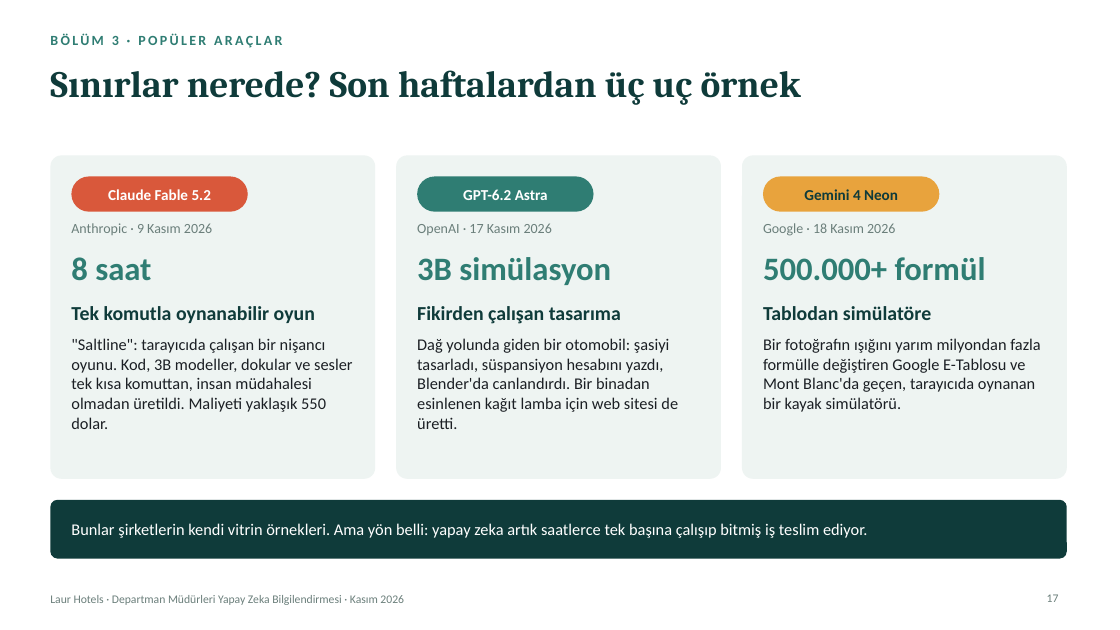
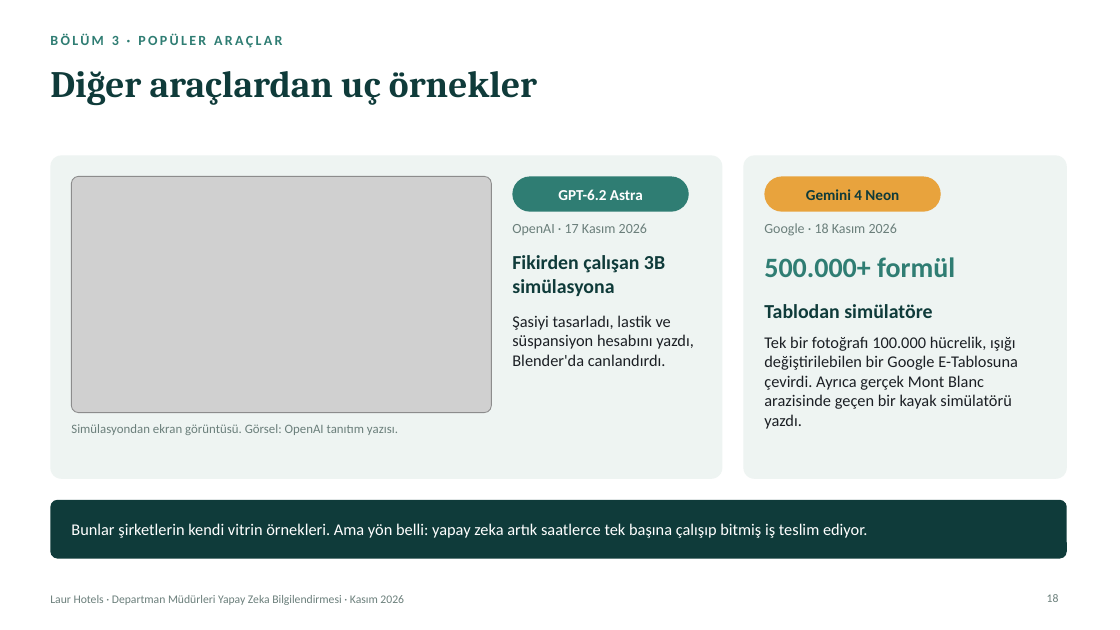
Before and after one commit to cmax-code/First-Repo, a slide deck: slide 18 of Yapay-Zeka-Mudurler-Sunumu-v2.pptx (slide 17 before the commit). Drawn at 1120x630 pixels with LibreOffice and Linux fonts; fonts in the diff are those of the drawing; grey boxes stand for pictures. Boxes give left, top, right and bottom in pixels: in the first picture for what was removed or moved away, otherwise in the second. Text is boxed around its words. In the diff, an @@ line names an element or a change of style, - is before the commit and + after.

```diff
--- a/Yapay-Zeka-Mudurler-Sunumu-v2.pptx
+++ b/Yapay-Zeka-Mudurler-Sunumu-v2.pptx
@@ title at (x1=50, y1=71, x2=537, y2=106): text changed @@
-Sınırlar nerede? Son haftalardan üç uç örnek
+Diğer araçlardan uç örnekler
@@ rounded rectangle resized from (x1=50, y1=155, x2=376, y2=479) to (x1=50, y1=155, x2=723, y2=479) @@
@@ rounded rectangle removed at (x1=71, y1=176, x2=248, y2=212) @@
@@ picture added at (x1=71, y1=176, x2=492, y2=413) @@
@@ rounded rectangle removed at (x1=397, y1=155, x2=722, y2=479) @@
@@ text "GPT-6.2 Astra" moved from (x1=463, y1=189, x2=548, y2=200) to (x1=558, y1=189, x2=643, y2=200) @@
@@ rounded rectangle moved from (x1=418, y1=176, x2=594, y2=212) to (x1=513, y1=176, x2=689, y2=212) @@
@@ text removed at (x1=108, y1=189, x2=211, y2=200) @@
-Claude Fable 5.2
@@ text removed at (x1=71, y1=223, x2=212, y2=235) @@
-Anthropic · 9 Kasım 2026
@@ text "OpenAI · 17 Kasım 2026" moved from (x1=417, y1=223, x2=552, y2=235) to (x1=512, y1=223, x2=647, y2=235) @@
@@ text removed at (x1=71, y1=257, x2=151, y2=281) @@
-8 saat
@@ text removed at (x1=417, y1=257, x2=611, y2=285) @@
-3B simülasyon
@@ text at (x1=512, y1=255, x2=665, y2=296): text changed @@
-Fikirden çalışan tasarıma
+Fikirden çalışan 3B simülasyona
@@ text "500.000+ formül" at (x1=764, y1=257, x2=955, y2=277): size 28 to 24 pt @@
@@ text removed at (x1=71, y1=306, x2=315, y2=323) @@
-Tek komutla oynanabilir oyun
@@ text at (x1=512, y1=315, x2=694, y2=366): text changed @@
-Dağ yolunda giden bir otomobil: şasiyi tasarladı, süspansiyon hesabını yazdı, Blender'da canlandırdı. Bir binadan esinlenen kağıt lamba için web sitesi de üretti.
+Şasiyi tasarladı, lastik ve süspansiyon hesabını yazdı, Blender'da canlandırdı.
@@ text removed at (x1=71, y1=338, x2=352, y2=429) @@
-"Saltline": tarayıcıda çalışan bir nişancı oyunu. Kod, 3B modeller, dokular ve sesler tek kısa komuttan, insan müdahalesi olmadan üretildi. Maliyeti yaklaşık 550 dolar.
@@ text at (x1=764, y1=336, x2=1018, y2=429): text changed @@
-Bir fotoğrafın ışığını yarım milyondan fazla formülle değiştiren Google E-Tablosu ve Mont Blanc'da geçen, tarayıcıda oynanan bir kayak simülatörü.
+Tek bir fotoğrafı 100.000 hücrelik, ışığı değiştirilebilen bir Google E-Tablosuna çevirdi. Ayrıca gerçek Mont Blanc arazisinde geçen bir kayak simülatörü yazdı.
@@ text added at (x1=71, y1=424, x2=398, y2=435), 11 pt, text #6B7F7B @@
+Simülasyondan ekran görüntüsü. Görsel: OpenAI tanıtım yazısı.
@@ page number at (x1=1047, y1=594, x2=1059, y2=602): text changed @@
-17
+18
```
Also in this commit, not shown: 1 slide added.
